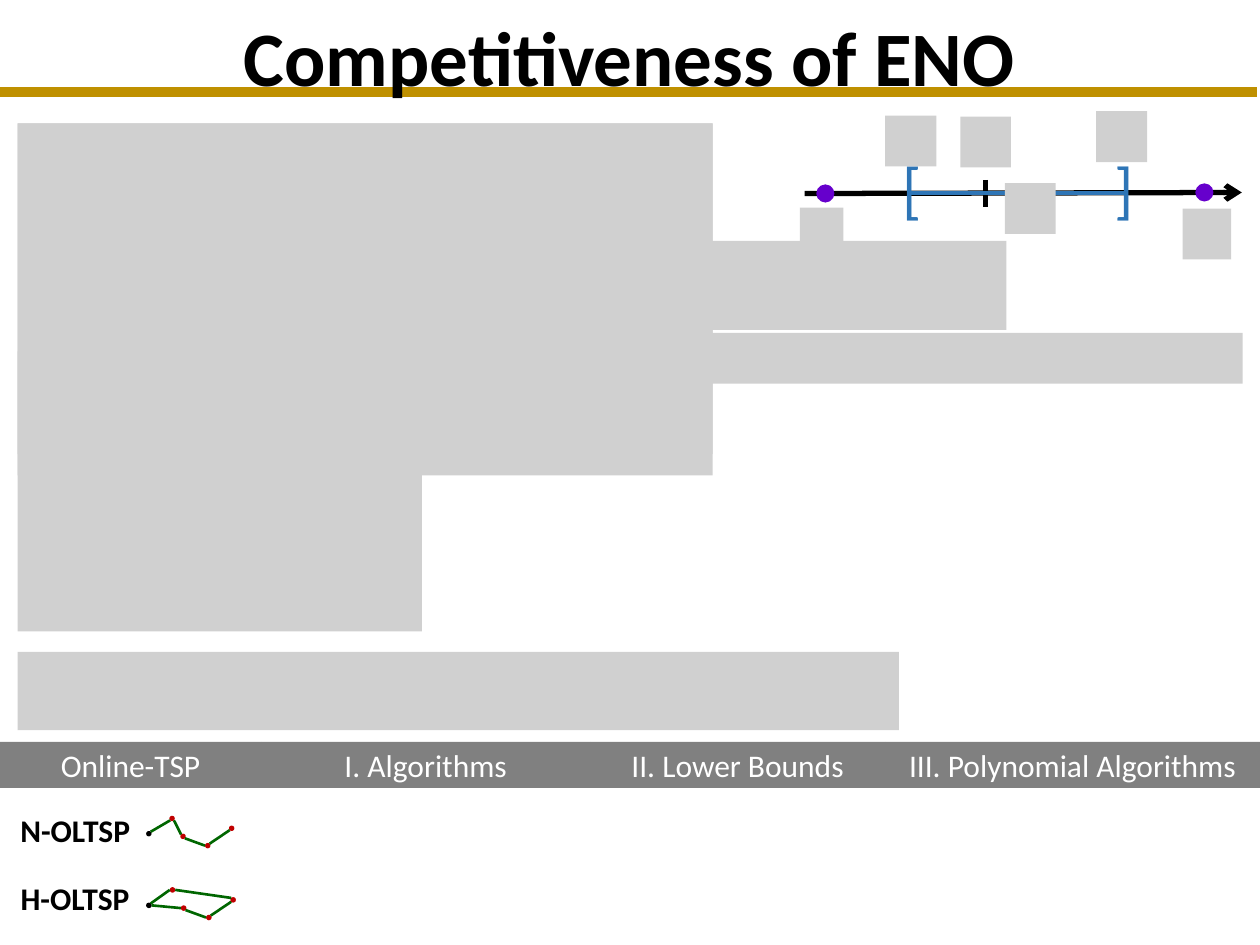
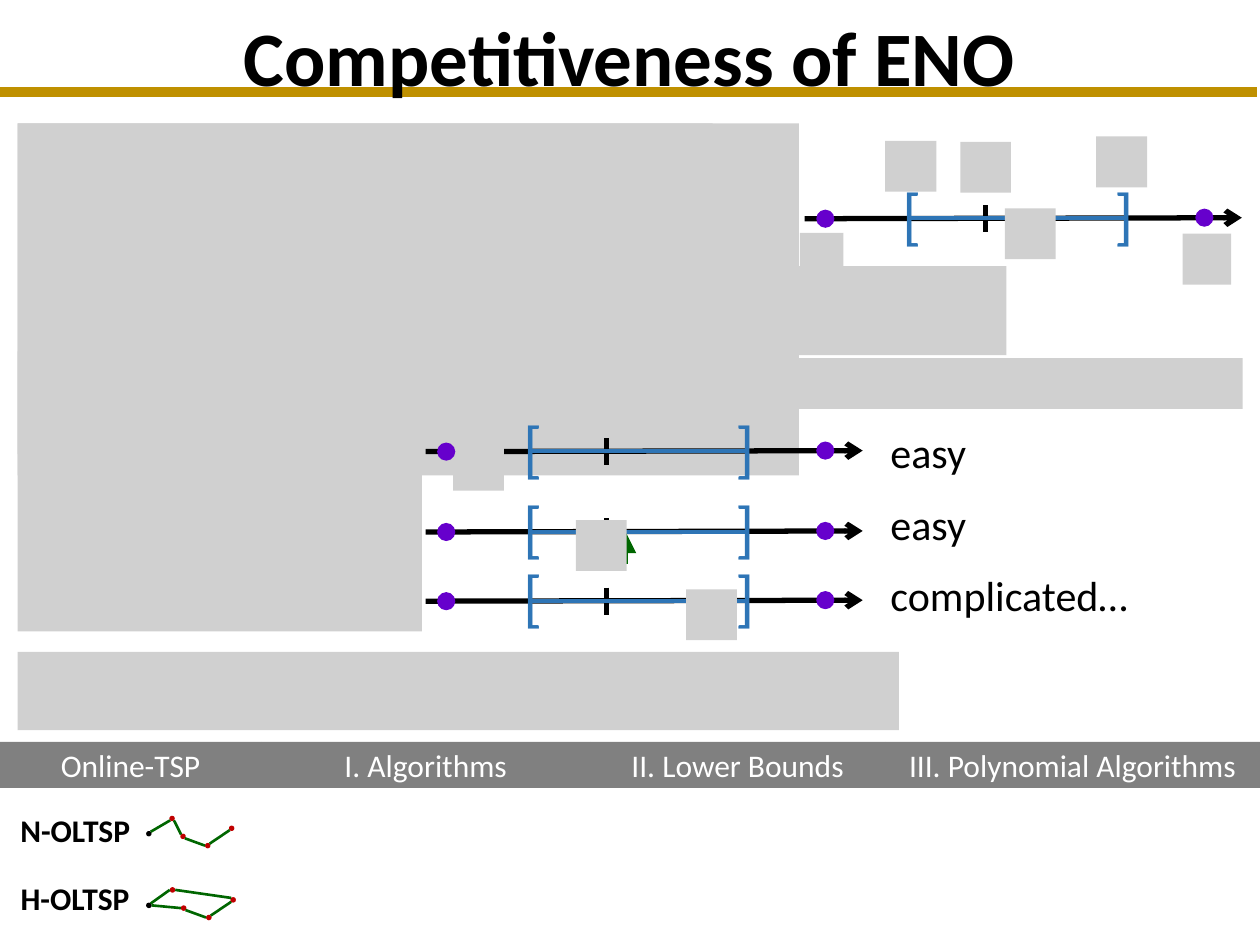
Before and after one commit to GraffL/talk-online-tsp, a slide deck: slide 22 of Präsentation43.pptx. Drawn at 1260x945 pixels with LibreOffice and Linux fonts; fonts in the diff are those of the drawing; grey boxes stand for pictures; background and template pictures are left out. Boxes give left, top, right and bottom in pixels: in the first picture for what was removed or moved away, otherwise in the second. Text is boxed around its words. In the diff, an @@ line names an element or a change of style, - is before the commit and + after.

Commit message:
Finished Slides

```diff
--- a/Präsentation43.pptx
+++ b/Präsentation43.pptx
@@ picture: place and size @@
-picture at [18,123,713,475]
+picture at [18,123,799,475]
@@ 8 pictures, 2 texts, 2 lines, 2 ellipses, 1 arrow: place and size @@
-8 pictures, 2 texts, 2 lines, 2 ellipses, 1 arrow at [634,111,1244,383]
+8 pictures, 2 texts, 2 lines, 2 ellipses, 1 arrow at [634,136,1244,408]
@@ group added at [426,402,863,491]: 2 lines, 2 texts, 2 ellipses, 1 arrow, 1 picture @@
+[
+]
@@ text added at [890,447,1127,618], 24 pt, text #000000 @@
+easy
+easy
+complicated…
@@ group added at [426,483,863,572]: 2 arrows, 2 lines, 2 texts, 2 ellipses, 1 picture @@
+[
+]
@@ group added at [426,552,863,641]: 2 lines, 2 texts, 2 ellipses, 1 arrow, 1 picture @@
+[
+]
```
Also in this commit, not shown: 1 other slide changed.
